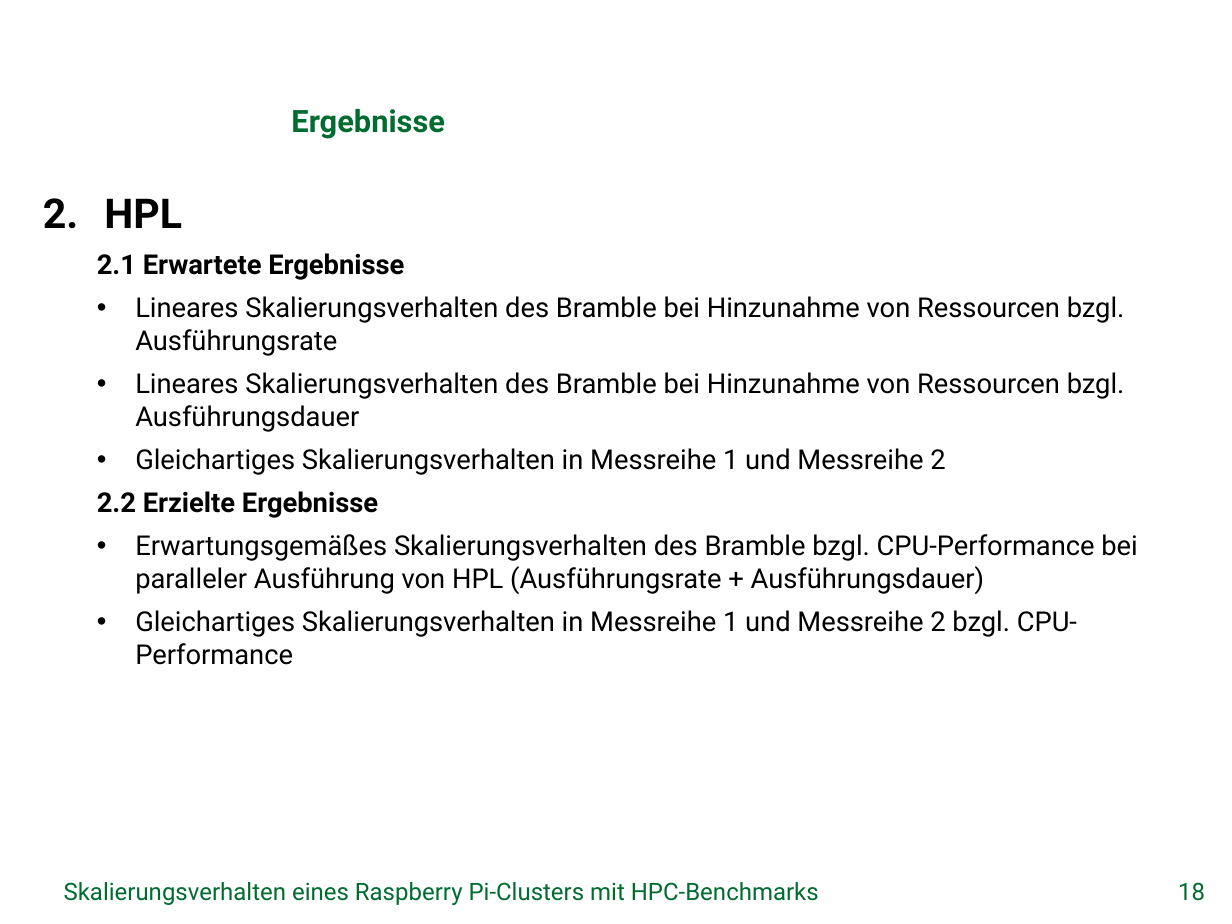
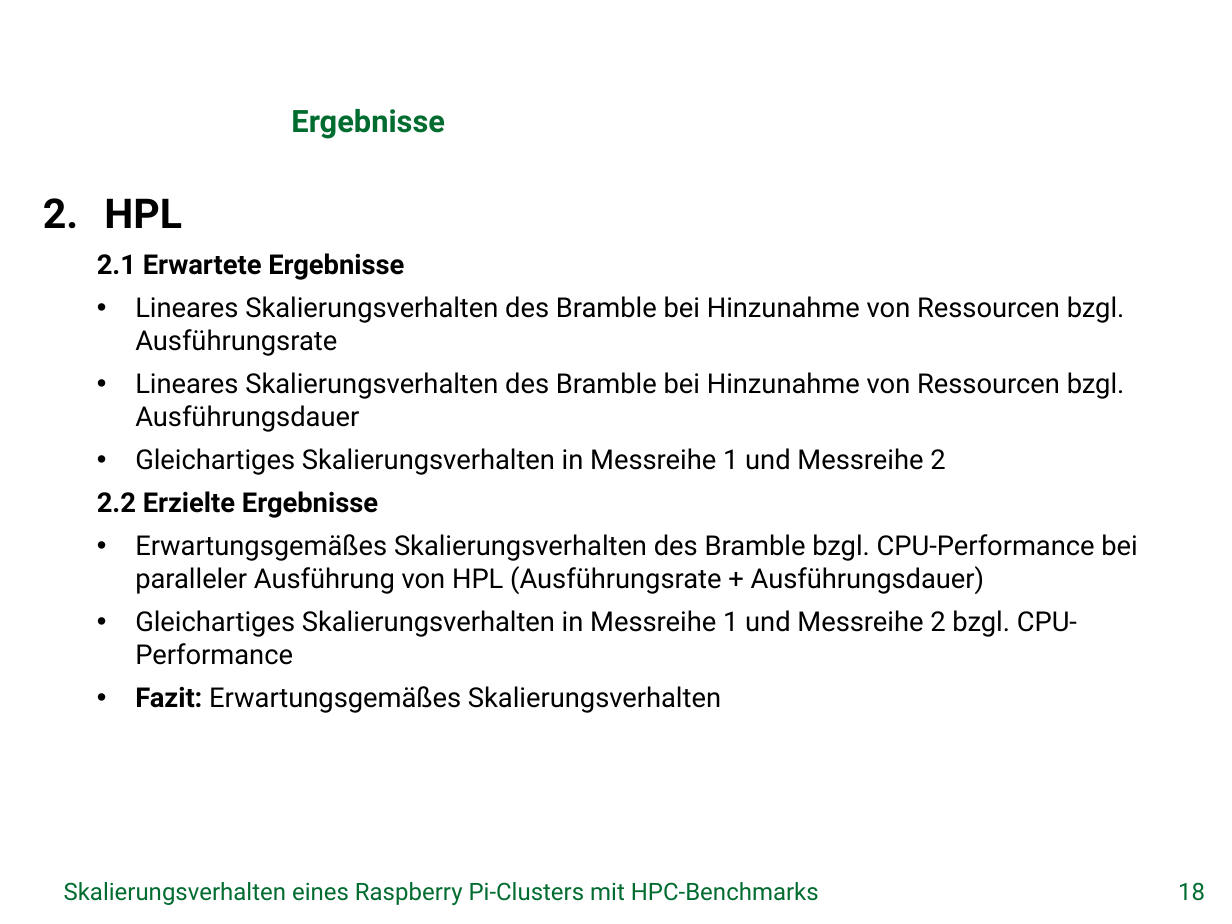
Before and after one commit to missgreenwood/bachelor-arbeit, a slide deck: slide 18 of Disputation/grei14.pptx. Drawn at 1232x924 pixels with LibreOffice and Linux fonts; fonts in the diff are those of the drawing; background and template pictures are left out. Boxes give left, top, right and bottom in pixels: in the first picture for what was removed or moved away, otherwise in the second. Text is boxed around its words. In the diff, an @@ line names an element or a change of style, - is before the commit and + after.

```diff
--- a/Disputation/grei14.pptx
+++ b/Disputation/grei14.pptx
@@ text at bbox=[135, 686, 721, 713]: paragraph added @@
+  • Fazit: Erwartungsgemäßes Skalierungsverhalten
```
Also in this commit, not shown: 5 other slides changed, 1 other file.
